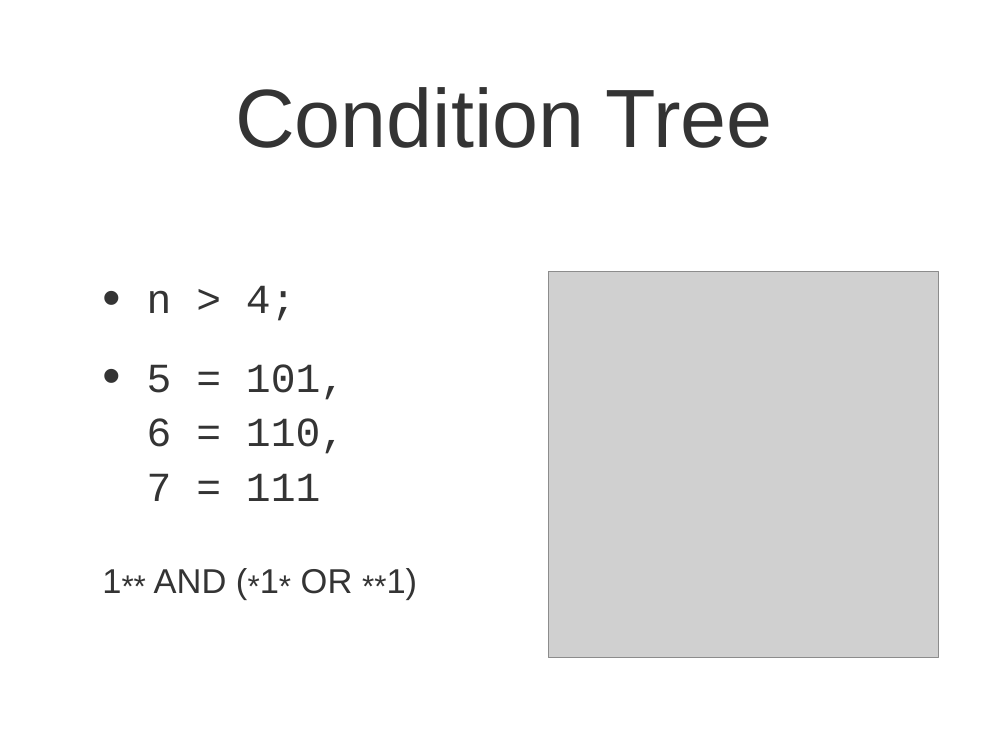
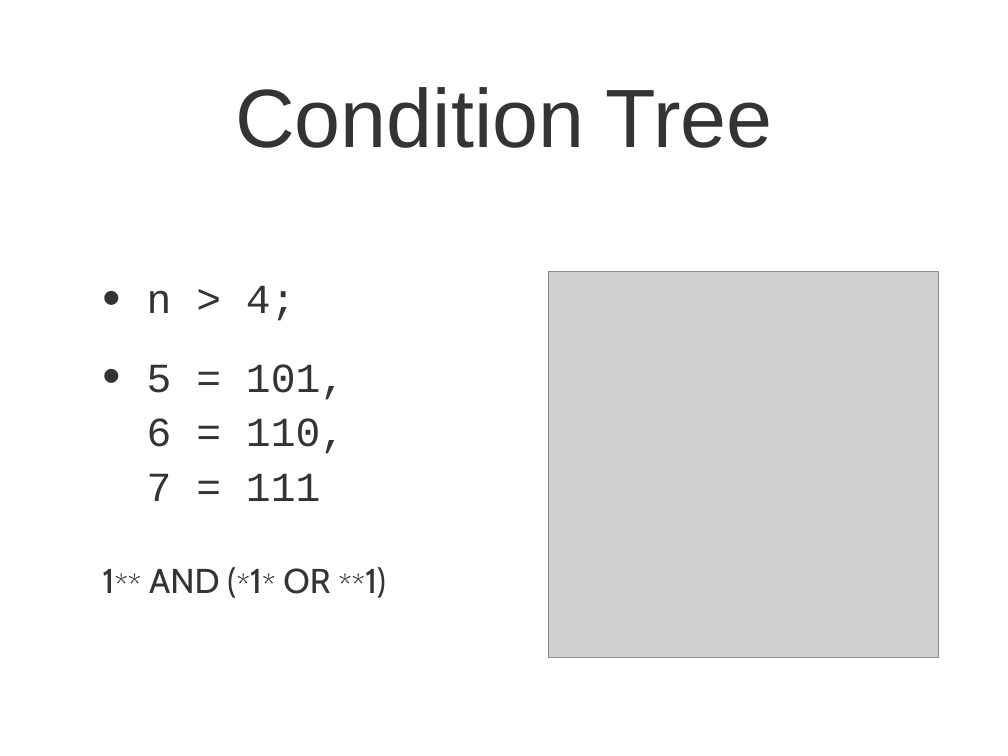
Before and after one commit to rexos/rexos.github.io, a slide deck: slide 16 of presentation.ppt. Drawn at 1008x756 pixels with LibreOffice and Linux fonts; fonts in the diff are those of the drawing; grey boxes stand for pictures. Boxes give left, top, right and bottom in pixels: in the first picture for what was removed or moved away, otherwise in the second. Text is boxed around its words. In the diff, an @@ line names an element or a change of style, - is before the commit and + after.

```diff
--- a/presentation.ppt
+++ b/presentation.ppt
@@ text at [102,567,386,598]: font Arial to Cabin in "1** AND (*1* OR **1)" @@
```
Also in this commit, not shown: 15 other slides changed.
